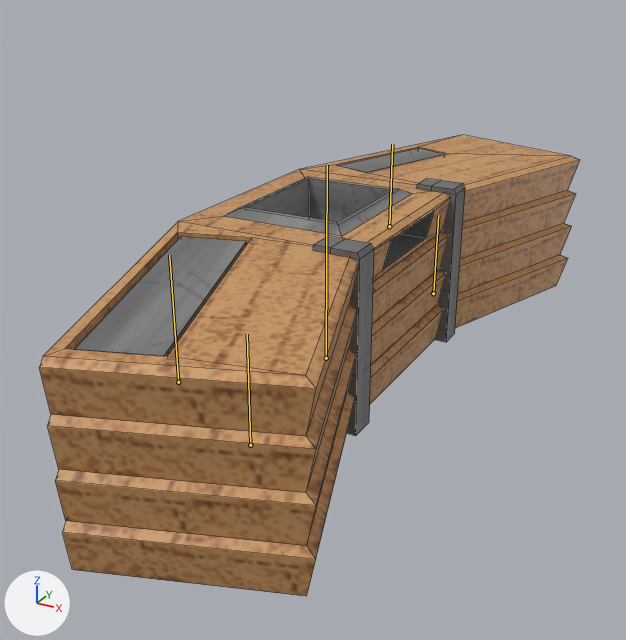
What one commit did to the FBX model SurfnTurfGame/Assets/SurfNTurf/Meshes/TempCookingStation/RM_CookingStation.fbx.
Before and after are seen from a 50 mm lens placed at (4.62, -8.75, 4.86), pointed at (0.19, -0.69, 0.83). Arrows for +X, +Y and +Z are at lower left; the lights stay in place. The older version comes first. Both versions are drawn at frame 1 of the action 'CookingStationRig|!StaticPose'; the numbers are the values there. The bones that bend it are drawn over the model as lines. Mesh edges are drawn as thin lines.

Names of what the first picture shows: 'CookingStationMesh'.
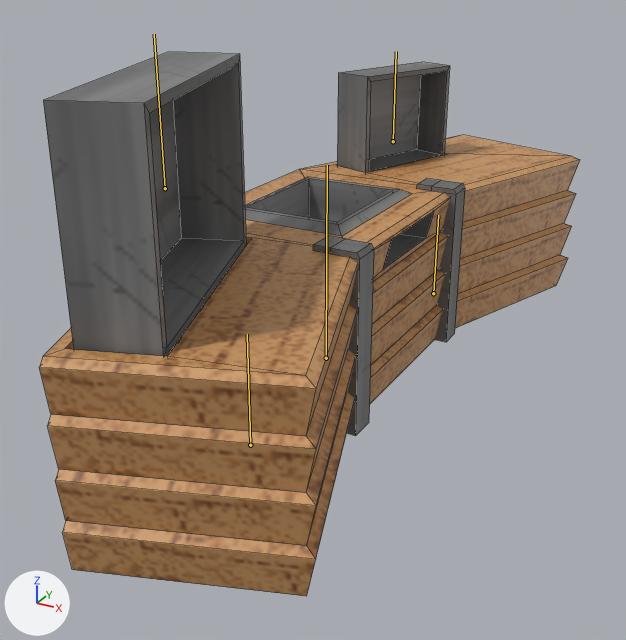
The edits, one by one:
Bone 'Shelf' (bone_shelf) moves from (0.0, 0.0, 0.0) to (0.0, 1.25, 0.0).
Bone 'Inventory' (bone_inventory) moves from (0.0, 0.0, 0.0) to (0.0, 1.89, 0.0).

What differs and where, as boxes (x1, y1, x2, y2) in the pictures (626 x 640 px):
'CookingStationMesh', posed (18% taller)
    before: (39, 135, 580, 596)
    after: (39, 52, 580, 596)
bone 'Shelf', root to tip
    before: (389, 226) to (392, 144)
    after: (393, 141) to (396, 51)
bone 'Inventory', root to tip
    before: (178, 382) to (169, 255)
    after: (165, 188) to (154, 34)
